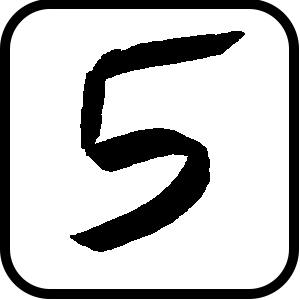
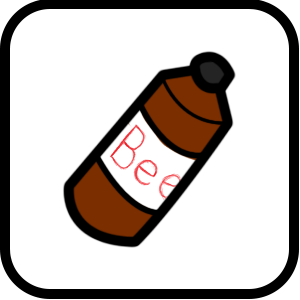
Layers edited between the first and the second 300x300 image:
added layer "Layer 6" in group "Group 1" over [62, 50, 236, 249]
added layer "Layer 5" in group "Group 1" over [70, 58, 232, 242]
hid "Layer 4" over [70, 31, 245, 252]
